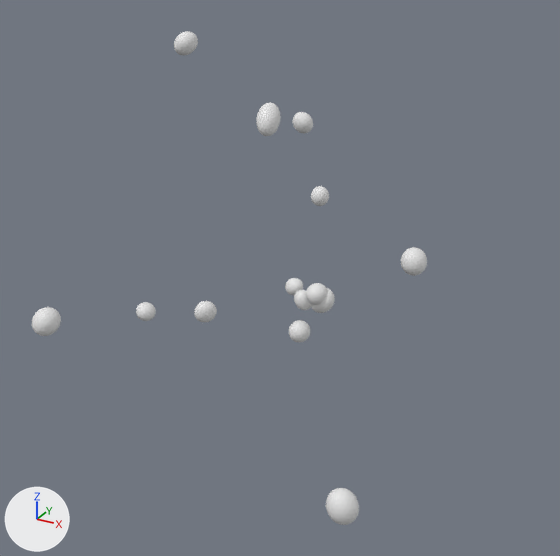
The OBJ model data/radials/radial_09/radial.obj, before and after one commit.
One viewpoint serves both versions: a camera (50 mm lens) standing at (1.41, -2.92, 1.52) and looking at (-0.09, -0.2, 0.16). Every picture has the same lights, and +X, +Y and +Z are marked at lower left. The first picture is the older version. Where no turn or scale is listed for an object, it has been applied to the vertices.

Objects in the first picture: 'radial'.
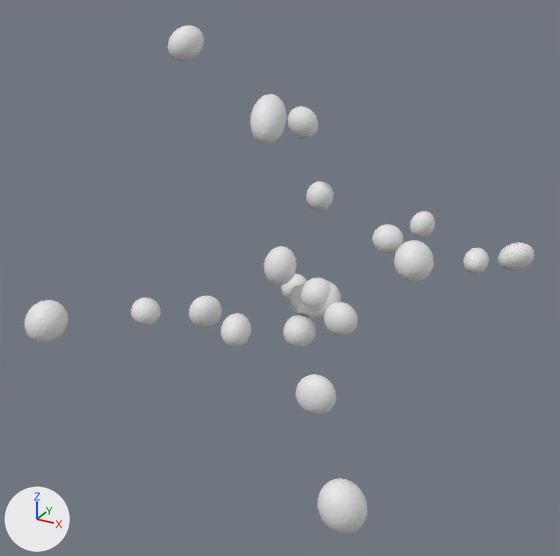
What differs and where, as boxes [x1, y1, x2, y2] in the pictures (560 x 556 px; the box of a moved part takes in the faces that stretch with it):
'radial', reshaped (29% wider): before [32, 31, 427, 525]; after [24, 25, 534, 534]
part 1 of me_radial, moved or reshaped: before [311, 186, 329, 206]; after [306, 181, 334, 211]
part 2 of me_radial, moved or reshaped: before [326, 488, 359, 525]; after [318, 478, 367, 534]
part 3 of me_radial, moved or reshaped: before [174, 31, 198, 56]; after [168, 25, 204, 62]
part 4 of me_radial, moved or reshaped: before [289, 320, 310, 343]; after [283, 314, 316, 348]
part 5 of me_radial, moved or reshaped: before [285, 278, 303, 295]; after [281, 274, 307, 299]
part 6 of me_radial, moved or reshaped: before [136, 302, 156, 321]; after [131, 297, 161, 326]
part 7 of me_radial, moved or reshaped: before [401, 247, 427, 276]; after [394, 240, 434, 283]
part 8 of me_radial, moved or reshaped: before [256, 102, 281, 136]; after [250, 94, 287, 145]
part 9 of me_radial, moved or reshaped: before [293, 112, 313, 134]; after [288, 106, 318, 139]
part 10 of me_radial, moved or reshaped: before [194, 301, 217, 322]; after [189, 296, 222, 328]
part 11 of me_radial, moved or reshaped: before [32, 307, 61, 336]; after [24, 300, 68, 343]
part 12 of me_radial, added: after [324, 302, 358, 336]
part 13 of me_radial, added: after [463, 248, 489, 274]
part 14 of me_radial, added: after [296, 374, 336, 415]
part 15 of me_radial, added: after [372, 224, 403, 253]
part 16 of me_radial, added: after [264, 246, 297, 285]
part 17 of me_radial, added: after [498, 242, 534, 271]
part 18 of me_radial, added: after [410, 211, 435, 238]
part 19 of me_radial, added: after [221, 313, 251, 347]
part 20 of me_radial, moved or reshaped: before [294, 283, 335, 313]; after [289, 278, 341, 320]

The change, as a diff of the scene's bpy script:
```diff
--- a/data/radials/radial_09/radial.obj.py
+++ b/data/radials/radial_09/radial.obj.py
@@ me_radial @@
-me_radial.from_pydata(...)  # 2430 vertices, 4800 faces; spans x -0.77..0.73, y -1.27..1.04, z -0.21..1.14
+me_radial.from_pydata(...)  # 3726 vertices, 7360 faces; spans x -0.79..0.77, y -1.29..1.26, z -0.24..1.16
+# me_radial part 1: the loose piece of 162 vertices spanning x -0.53..-0.42, y 0.93..1.04, z 0.09..0.2 is scaled about its middle by 1.5
+# me_radial part 2: the loose piece of 162 vertices spanning x 0.63..0.73, y -1.27..-1.17, z -0.08..0.03 is scaled about its middle by 1.5
+# me_radial part 3: the loose piece of 162 vertices spanning x -0.76..-0.65, y -0.01..0.1, z 1.03..1.14 is scaled about its middle by 1.5
+# me_radial part 4: the loose piece of 162 vertices spanning x -0.11..-0.01, y -0.11..-0.01, z -0.21..-0.1 is scaled about its middle by 1.5
+# me_radial part 5: the loose piece of 162 vertices spanning x -0.26..-0.16, y 0.12..0.2, z -0.09..-0.01 is scaled about its middle by 1.5
+# me_radial part 6: the loose piece of 162 vertices spanning x -0.77..-0.68, y -0.4..-0.31, z -0.13..-0.04 is scaled about its middle by 1.5
+# me_radial part 7: the loose piece of 162 vertices spanning x 0.34..0.45, y 0.09..0.21, z 0.15..0.27 is scaled about its middle by 1.5
+# me_radial part 8: the loose piece of 162 vertices spanning x -0.05..0.04, y -0.51..-0.39, z 0.85..0.97 is scaled about its middle by 1.5
+# me_radial part 9: the loose piece of 162 vertices spanning x -0.59..-0.47, y 0.8..0.91, z 0.53..0.65 is scaled about its middle by 1.5
+# me_radial part 10: the loose piece of 162 vertices spanning x -0.59..-0.49, y -0.18..-0.08, z -0.19..-0.08 is scaled about its middle by 1.5
+# me_radial part 11: the loose piece of 162 vertices spanning x -0.68..-0.57, y -1.1..-1.0, z 0.14..0.25 is scaled about its middle by 1.5
+# me_radial part 12: a new loose piece, an icosphere of 320 faces spanning x 0.06..0.22, y -0.12..0.01, z -0.12..0.03
+# me_radial part 13: the loose piece of 162 vertices spanning x 0.34..0.45, y 0.09..0.21, z 0.15..0.27 is copied, and the copy is multiplied about its middle by the matrix ((0.969, -0.129, -0.124), (-0.04, -0.823, 0.54), (-0.174, -0.526, -0.814)), then moved by (0.24, 0.13, 0.0); it spans x 0.58..0.69, y 0.21..0.35, z 0.16..0.27
+# me_radial part 14: the loose piece of 162 vertices spanning x -0.11..-0.01, y -0.11..-0.01, z -0.21..-0.1 is copied, and the copy is multiplied about its middle by the matrix ((-1.54, -0.269, -0.526), (0.078, -1.164, 0.227), (-0.605, 0.148, 1.504)), then moved by (0.31, -0.46, 0.0); it spans x 0.16..0.33, y -0.58..-0.45, z -0.24..-0.07
+# me_radial part 15: a new loose piece, an icosphere of 320 faces spanning x 0.16..0.3, y 0.18..0.32, z 0.19..0.32
+# me_radial part 16: the loose piece of 162 vertices spanning x -0.04..0.06, y -0.08..0.02, z -0.01..0.09 is copied, and the copy is multiplied about its middle by the matrix ((-0.5, 0.628, 1.235), (-0.542, -1.258, 0.509), (1.481, -0.445, 0.856)), then moved by (-0.16, -0.06, 0.13); it spans x -0.22..-0.08, y -0.16..-0.02, z 0.08..0.25
+# me_radial part 17: the loose piece of 162 vertices spanning x 0.34..0.45, y 0.09..0.21, z 0.15..0.27 is copied, and the copy is multiplied about its middle by the matrix ((-0.385, -0.272, -1.297), (0.853, 0.983, -0.459), (1.014, -0.93, -0.106)), then moved by (0.29, 0.76, -0.19); it spans x 0.6..0.77, y 0.82..0.99, z -0.06..0.1
+# me_radial part 18: the loose piece of 162 vertices spanning x -0.53..-0.42, y 0.93..1.04, z 0.09..0.2 is copied, and the copy is multiplied about its middle by the matrix ((-0.835, 0.809, 0.362), (-1.19, -0.726, -0.465), (-0.189, -0.592, 1.255)), then moved by (0.56, 0.2, -0.14); it spans x 0.02..0.15, y 1.11..1.26, z -0.08..0.08
+# me_radial part 19: the loose piece of 162 vertices spanning x -0.11..-0.01, y -0.11..-0.01, z -0.21..-0.1 is copied, and the copy is multiplied about its middle by the matrix ((-0.318, 1.357, 0.214), (0.079, 0.237, -1.388), (-1.371, -0.301, -0.13)), then moved by (-0.19, -0.25, 0.07); it spans x -0.32..-0.19, y -0.39..-0.23, z -0.16..-0.01
+# me_radial part 20: 11 vertices moved within x -0.06..0.03, y -0.03..0.04, z -0.05..0.08; 604 vertices removed from x -0.12..0.08, y -0.08..0.05, z -0.07..0.09; 604 vertices added at x -0.14..0.11, y -0.11..0.08, z -0.1..0.11
```
